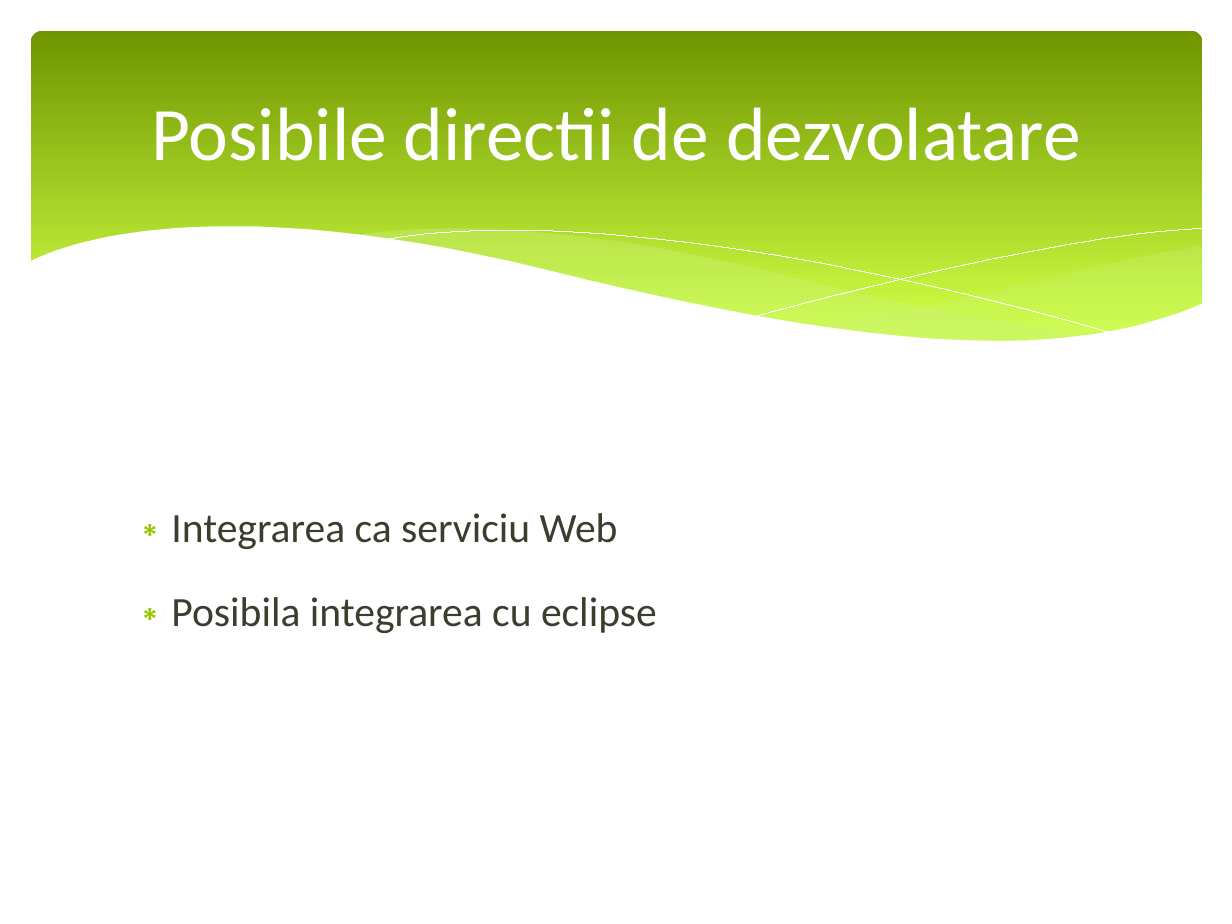
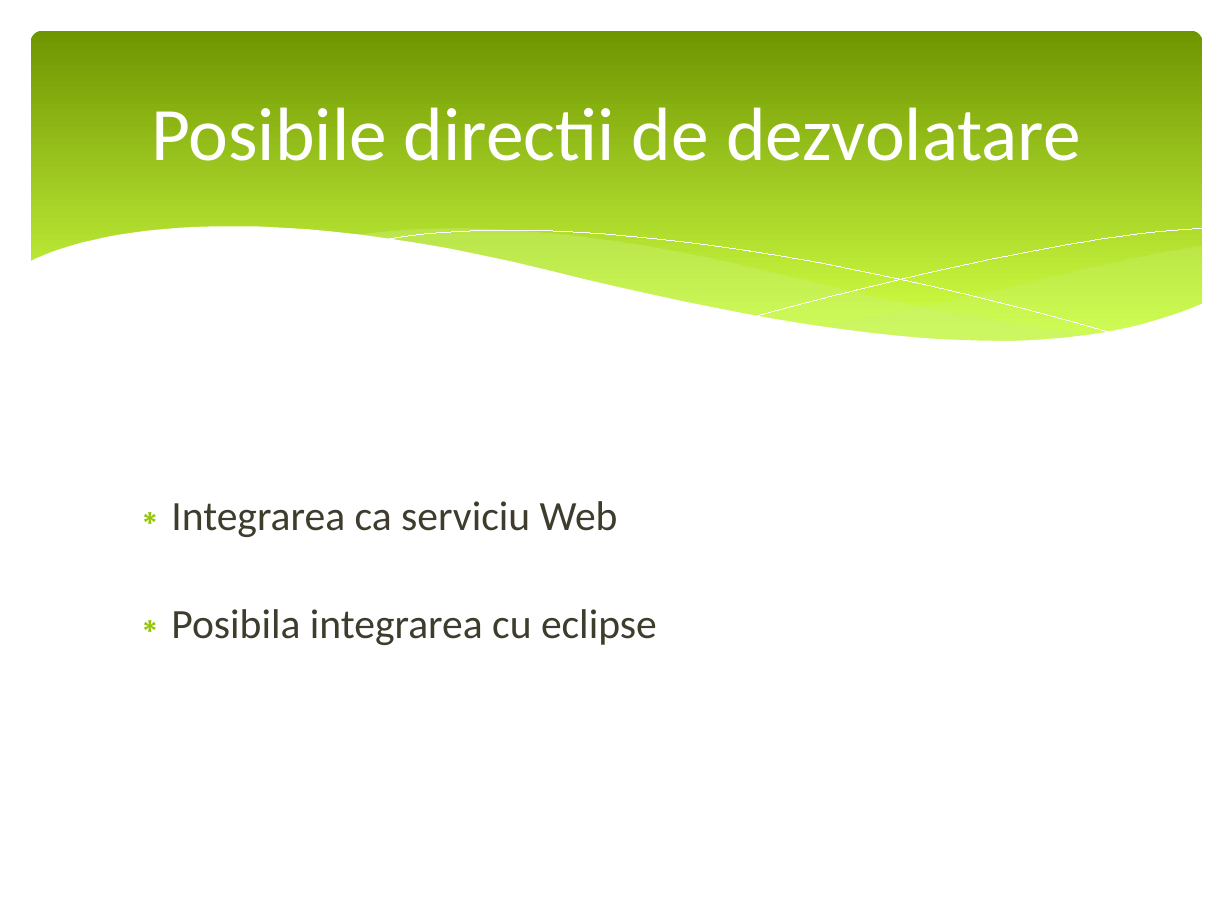
Before and after one commit to vladlep/licentavlad, a slide deck: slide 17 of doc/Prezentare licenta.pptx (slide 13 before the commit). Drawn at 1232x924 pixels with LibreOffice and Linux fonts; fonts in the diff are those of the drawing. Boxes give left, top, right and bottom in pixels: in the first picture for what was removed or moved away, otherwise in the second. Text is boxed around its words. In the diff, an @@ line names an element or a change of style, - is before the commit and + after.

```diff
--- a/doc/Prezentare licenta.pptx
+++ b/doc/Prezentare licenta.pptx
@@ text at (x1=171, y1=609, x2=657, y2=645): line spacing 1.5 to 2 @@
```
Also in this commit, not shown: 1 other slide changed, 5 slides added.
